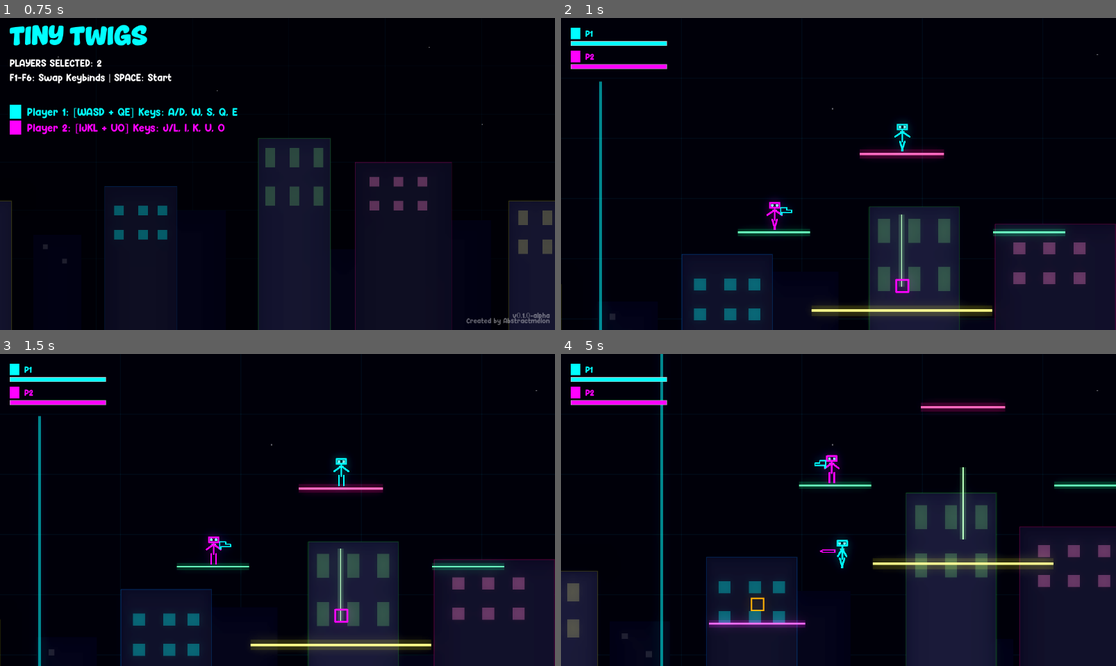
Above: before the commit, frames 1-4 (two rows, left to right).
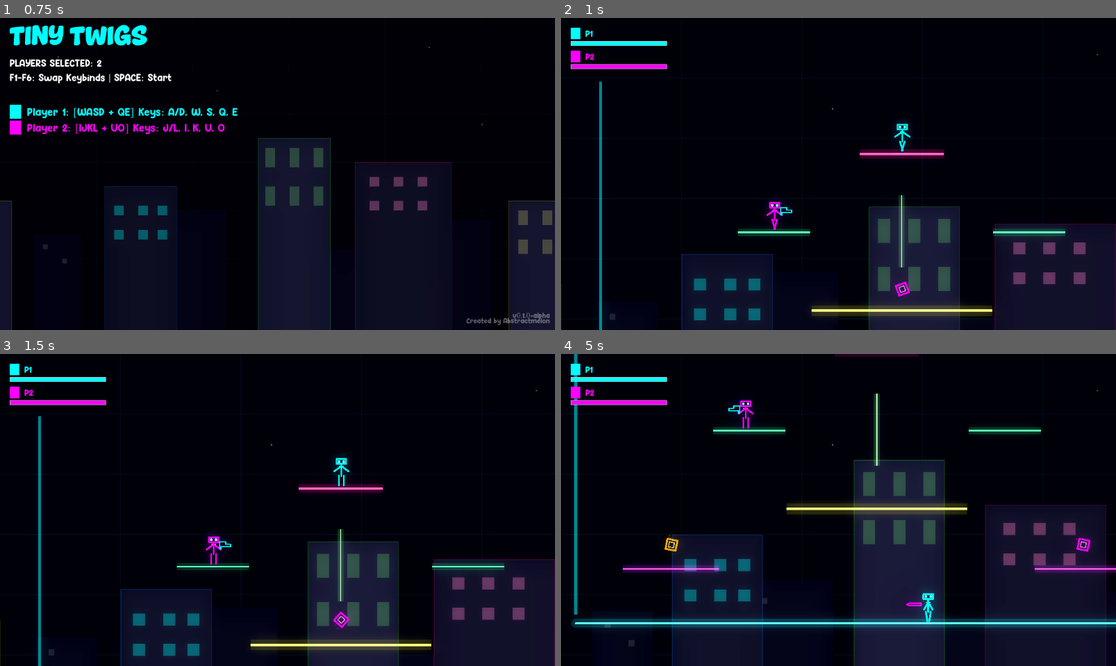
Above: after the commit, the same moments.

Repository: AbstractMelon/tiny-twigs
Game: Godot game, scene res://scenes/menu/menu.tscn
The game is run twice, just before and just after one commit, with the same random seed, the same clock (stepped at 60 frames per second) and the same inputs.
Inputs:
- Up to frame 1 (0.75 s): tap Enter at 0.5 s; hold D from 0.53 s (still down); tap 2 at 0.6 s
- Up to frame 2 (1 s): keep holding D; tap Space at 0.77 s
- Up to frame 3 (1.5 s): keep holding D; tap 6 at 1.35 s
- Up to frame 4 (5 s): tap Space at 1.52, 3.02, 3.77, 4.52 s; release D at 2.03 s; hold A 2.03-2.78 s; tap 0 at 2.1 s; hold D 2.78-4.28 s; tap Q at 2.85 s; tap E at 3.6 s; hold A from 4.28 s (still down); tap J at 4.35 s

Frame 1 is identical in both runs. In frame 2, 0.2% of the frame differs, in the area x 60-63%, y 56-90%; in frame 3, 0.2%; in frame 4, 30%, in the area x 0-100%, y 0-100%.

Commit message:
New weapon visuals

Diff:
--- a/entities/player/player.tscn
+++ b/entities/player/player.tscn
@@ -32,6 +32,18 @@
 "transitions": PackedFloat32Array(1),
 "update": 0,
 "values": [0.3]
+}
+tracks/2/type = "value"
+tracks/2/imported = false
+tracks/2/enabled = true
+tracks/2/path = NodePath("Visuals/BodyParts:scale")
+tracks/2/interp = 1
+tracks/2/loop_wrap = true
+tracks/2/keys = {
+"times": PackedFloat32Array(0),
+"transitions": PackedFloat32Array(1),
+"update": 0,
+"values": [Vector2(1, 1)]
 }
 
 [sub_resource type="Animation" id="Animation_idle"]
@@ -109,6 +121,18 @@
 "transitions": PackedFloat32Array(1),
 "update": 0,
 "values": [0.0]
+}
+tracks/6/type = "value"
+tracks/6/imported = false
+tracks/6/enabled = true
+tracks/6/path = NodePath("Visuals/BodyParts:scale")
+tracks/6/interp = 1
+tracks/6/loop_wrap = true
+tracks/6/keys = {
+"times": PackedFloat32Array(0),
+"transitions": PackedFloat32Array(1),
+"update": 0,
+"values": [Vector2(1, 1)]
 }
 
 [sub_resource type="Animation" id="Animation_jump"]
@@ -191,6 +215,18 @@
 "update": 0,
 "values": [Vector2(0, 0), Vector2(0, -2), Vector2(0, 0), Vector2(0, -2), Vector2(0, 0)]
 }
+tracks/3/type = "value"
+tracks/3/imported = false
+tracks/3/enabled = true
+tracks/3/path = NodePath("Visuals/BodyParts:scale")
+tracks/3/interp = 1
+tracks/3/loop_wrap = true
+tracks/3/keys = {
+"times": PackedFloat32Array(0),
+"transitions": PackedFloat32Array(1),
+"update": 0,
+"values": [Vector2(1, 1)]
+}
 
 [sub_resource type="Animation" id="Animation_block"]
 resource_name = "block"
@@ -231,6 +267,18 @@
 "update": 0,
 "values": [Vector2(0, 0), Vector2(0, 4)]
 }
+tracks/3/type = "value"
+tracks/3/imported = false
+tracks/3/enabled = true
+tracks/3/path = NodePath("Visuals/BodyParts:scale")
+tracks/3/interp = 1
+tracks/3/loop_wrap = true
+tracks/3/keys = {
+"times": PackedFloat32Array(0),
+"transitions": PackedFloat32Array(1),
+"update": 0,
+"values": [Vector2(1, 1)]
+}
 
 [sub_resource type="Animation" id="Animation_hurt"]
 resource_name = "hurt"
--- a/entities/weapons/weapon_pickup.gd
+++ b/entities/weapons/weapon_pickup.gd
@@ -9,7 +9,9 @@
 var weapon_scene: PackedScene
 var is_on_ground: bool = true
 
-@onready var sprite = $Sprite
+@onready var sprite = $Visuals/Sprite
+@onready var inner_sprite = $Visuals/InnerSprite
+@onready var particles = $Visuals/Particles
 @onready var glow = $Glow
 @onready var area = $PickupArea
 
@@ -17,8 +19,8 @@
 	_setup_weapon_type()
 	_setup_pickup_area()
 
-	# Bobbing animation
-	_start_bobbing()
+	# Bobbing and rotation animation
+	_start_animations()
 
 func _setup_weapon_type():
 	var scene_path = "res://entities/weapons/weapon_scenes/" + weapon_type + ".tscn"
@@ -34,18 +36,26 @@
 		var temp_weapon = weapon_scene.instantiate()
 		var color = temp_weapon.weapon_color
 		sprite.default_color = color
+		inner_sprite.default_color = color.lerp(Color.WHITE, 0.5)
 		glow.color = color
+		if particles:
+			particles.color = color
+			particles.color.a = 0.4
 		temp_weapon.free()
 
 func _setup_pickup_area():
 	if area:
 		area.body_entered.connect(_on_body_entered)
 
-func _start_bobbing():
-	var tween = create_tween()
-	tween.set_loops()
-	tween.tween_property(self, "position:y", position.y - 10, 1.0).set_trans(Tween.TRANS_SINE)
-	tween.tween_property(self, "position:y", position.y + 10, 1.0).set_trans(Tween.TRANS_SINE)
+func _start_animations():
+	var tween = create_tween().set_parallel(true).set_loops()
+
+	# Floating/Bobbing
+	tween.tween_property($Visuals, "position:y", -5.0, 1.2).from(5.0).set_trans(Tween.TRANS_SINE)
+
+	# Continuous rotation for the visuals
+	var rot_tween = create_tween().set_loops()
+	rot_tween.tween_property($Visuals, "rotation", TAU, 3.0).from(0.0)
 
 func _on_body_entered(body):
 	if body is Player:
--- a/entities/weapons/weapon_pickup.tscn
+++ b/entities/weapons/weapon_pickup.tscn
@@ -8,13 +8,35 @@
 [node name="WeaponPickup" type="Node2D"]
 script = ExtResource("1_pickup")
 
-[node name="Sprite" type="Line2D" parent="."]
-points = PackedVector2Array(-10, -10, 10, -10, 10, 10, -10, 10, -10, -10)
+[node name="Visuals" type="Node2D" parent="."]
+
+[node name="Sprite" type="Line2D" parent="Visuals"]
+points = PackedVector2Array(0, -12, 12, 0, 0, 12, -12, 0, 0, -12)
 width = 3.0
 default_color = Color(0, 1, 1, 1)
 joint_mode = 2
 begin_cap_mode = 2
 end_cap_mode = 2
+
+[node name="InnerSprite" type="Line2D" parent="Visuals"]
+points = PackedVector2Array(0, -6, 6, 0, 0, 6, -6, 0, 0, -6)
+width = 1.5
+default_color = Color(1, 1, 1, 0.7)
+joint_mode = 2
+begin_cap_mode = 2
+end_cap_mode = 2
+
+[node name="Particles" type="CPUParticles2D" parent="Visuals"]
+amount = 6
+lifetime = 0.8
+emission_shape = 1
+emission_sphere_radius = 8.0
+gravity = Vector2(0, 0)
+radial_accel_min = 20.0
+radial_accel_max = 40.0
+scale_amount_min = 1.0
+scale_amount_max = 2.0
+color = Color(0, 1, 1, 0.392157)
 
 [node name="Glow" type="PointLight2D" parent="."]
 color = Color(0, 1, 1, 1)
--- a/scenes/main/main.tscn
+++ b/scenes/main/main.tscn
@@ -156,7 +156,7 @@
 default_color = Color(1, 1, 0.5, 1)
 
 [node name="VerticalWall" type="StaticBody2D" parent="Arena"]
-position = Vector2(512, 280)
+position = Vector2(512, 248)
 
 [node name="WallShape" type="CollisionShape2D" parent="Arena/VerticalWall"]
 shape = SubResource("RectangleShape2D_platformV")
